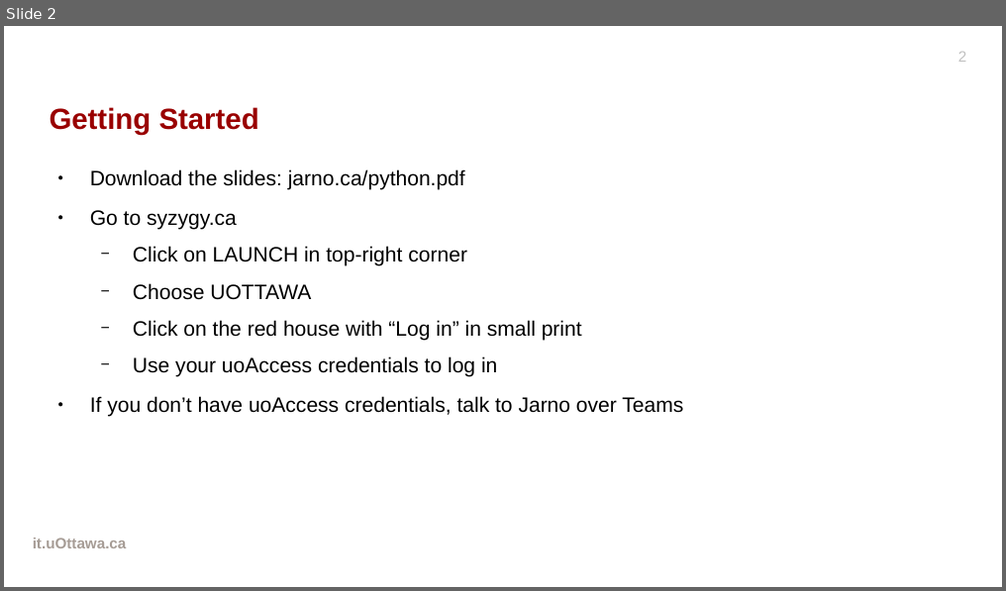
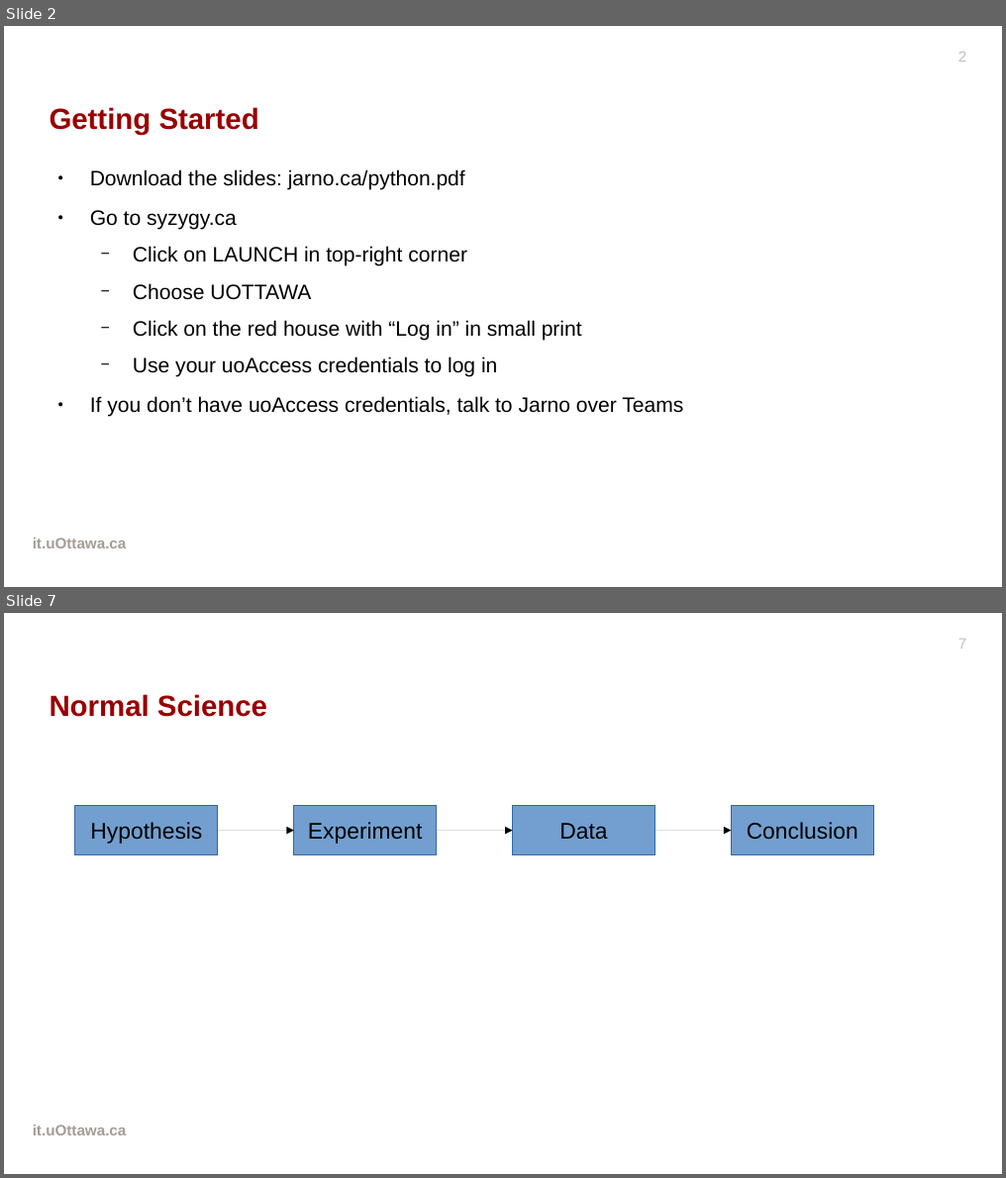
Before and after one commit to drjarno/python-workshop-2020-may, a slide deck: Slides.odp. Shown one above the other, each under a label of ours: slide 2 before the commit, slides 2 and 7 after it; the slides between them are not shown. The pictures are 1006x591 and 1006x1178 pixels, drawn with LibreOffice and Linux fonts; fonts in the diff are those of the drawing; background and template pictures are left out. Boxes give left, top, right and bottom in pixels: in the first picture for what was removed or moved away, otherwise in the second. Text is boxed around its words. In the diff, an @@ line names an element or a change of style, - is before the commit and + after.

```diff
--- a/Slides.odp
+++ b/Slides.odp
@@ slide 7 added at (4,613,1002,1174), background picture (left out); not listed: 2 template elements that a slide beside it also shows @@
@@ title added at (50,694,267,717), 23.2 pt, text #990000, bold @@
+Normal Science
@@ rectangle added at (75,806,218,856), fill #729FCF, outline #3465A4 0 pt, 18 pt, text #000000 @@
+Hypothesis
@@ rectangle added at (294,806,436,856), fill #729FCF, outline #3465A4 0 pt, 18 pt, text #000000 @@
+Experiment
@@ rectangle added at (513,806,655,856), fill #729FCF, outline #3465A4 0 pt, 18 pt, text #000000 @@
+Data
@@ rectangle added at (732,806,873,856), fill #729FCF, outline #3465A4 0 pt, 18 pt, text #000000 @@
+Conclusion
@@ arrow added from (218, 831) to (294, 831), #000000 0 pt @@
@@ arrow added from (437, 831) to (513, 831), #000000 0 pt @@
@@ arrow added from (655, 831) to (732, 831), #000000 0 pt @@
```
Also in this commit, not shown: 2 slides changed, 15 other slides added.
